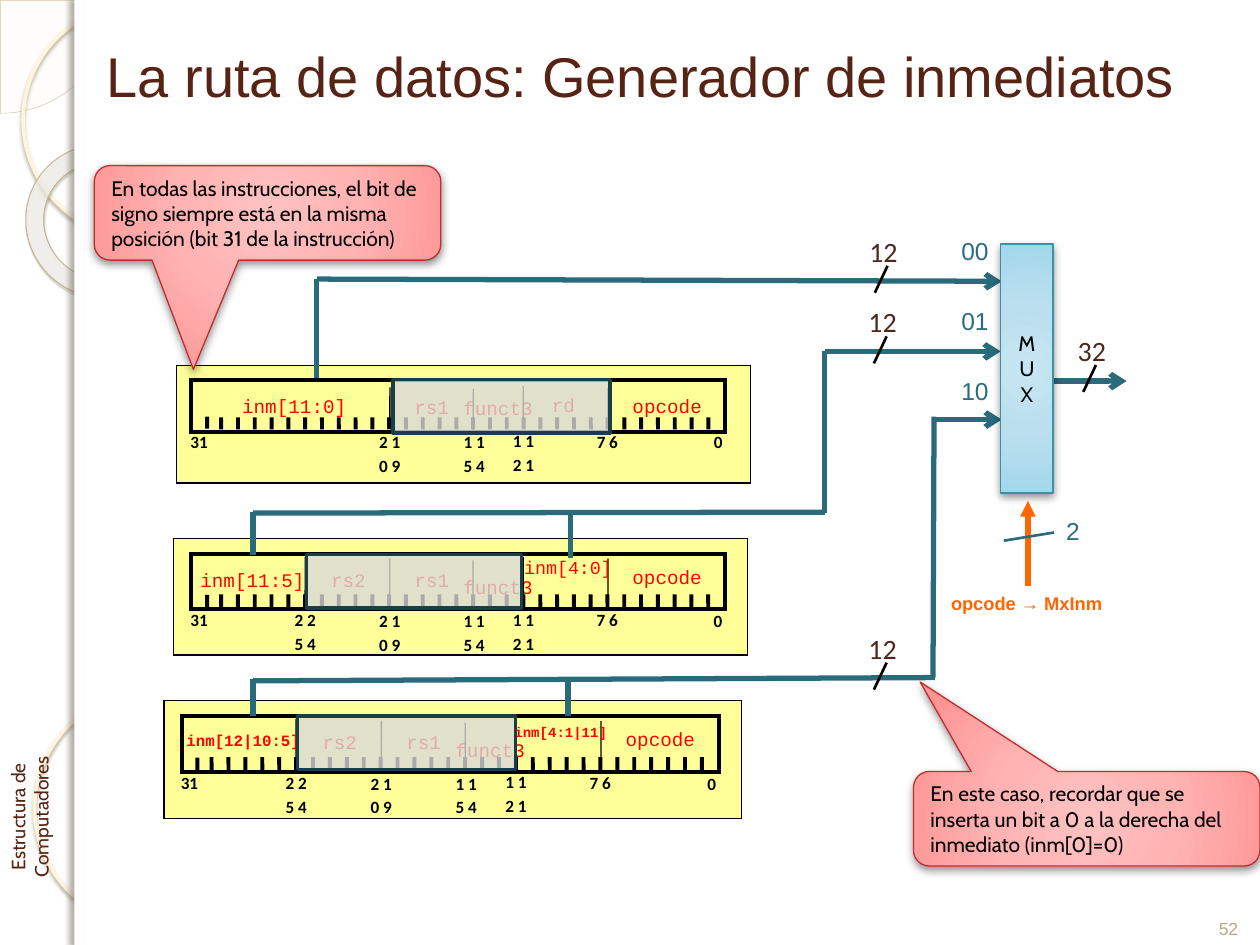
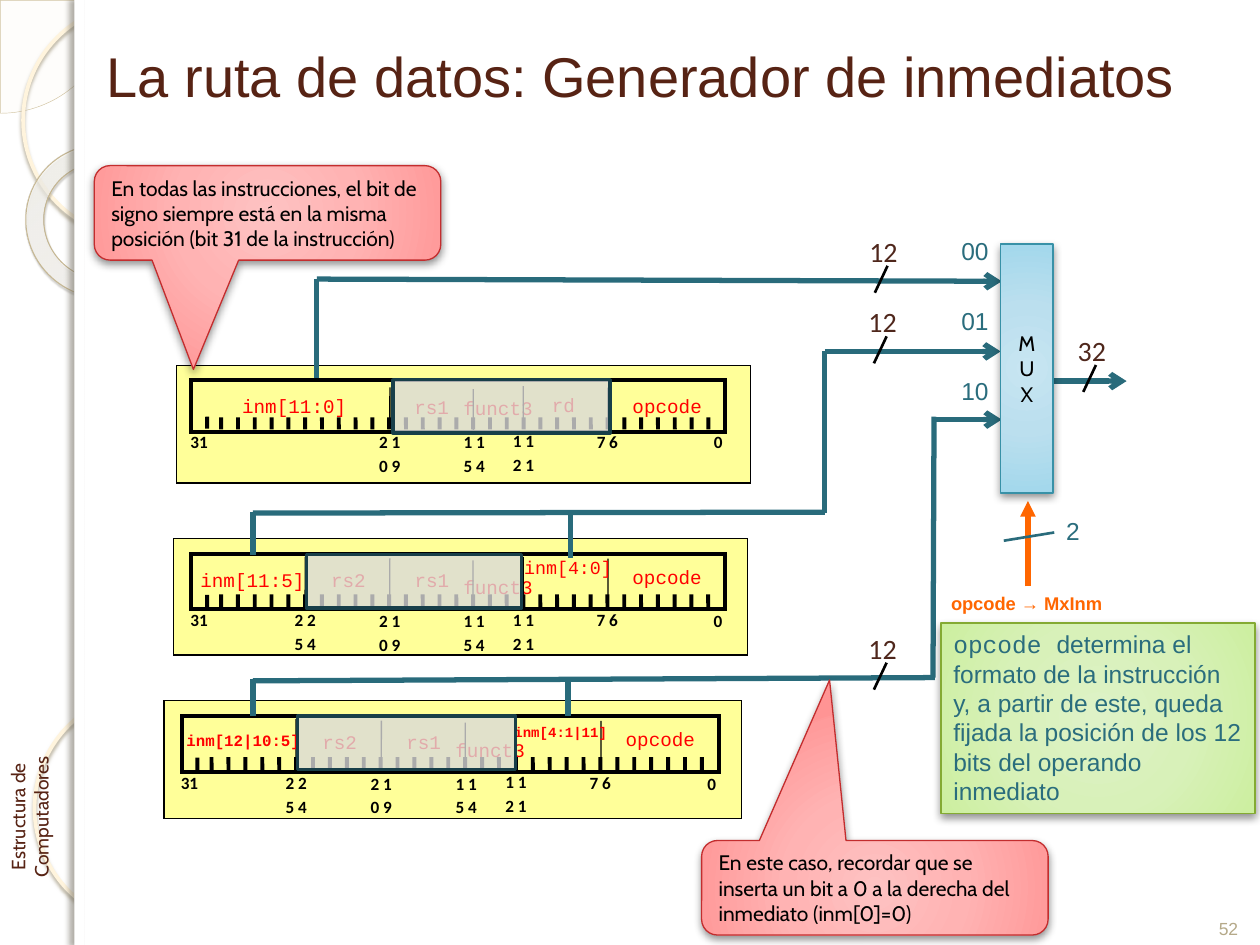
Before and after one commit to enriquesquintana/ETC, a slide deck: slide 52 of ETC_RISCV/Teoría/Tema 1. El procesador_RISCV.pptx. Drawn at 1260x945 pixels with LibreOffice and Linux fonts; fonts in the diff are those of the drawing; background and template pictures are left out. Boxes give left, top, right and bottom in pixels: in the first picture for what was removed or moved away, otherwise in the second. Text is boxed around its words. In the diff, an @@ line names an element or a change of style, - is before the commit and + after.

```diff
--- a/ETC_RISCV/Teoría/Tema 1. El procesador_RISCV.pptx
+++ b/ETC_RISCV/Teoría/Tema 1. El procesador_RISCV.pptx
@@ rectangle added at (941,622,1255,813), fill gradient #DFF3C7 to #D8F1BA to #CDEFA2 to #CAF199, outline #84AA33 0.75 pt, 14 pt, text #2A6D7D @@
+opcode determina el formato de la instrucción y, a partir de este, queda fijada la posición de los 12 bits del operando inmediato
@@ rounded speech box "En este caso, recordar que ...": place and size @@
-rounded speech box "En este caso, recordar que ..." at (914,771,1260,866)
+rounded speech box "En este caso, recordar que ..." at (702,840,1048,935)
@@ rounded speech box "En este caso, recordar que ..." at (702,840,1048,935): proportions changed @@
```
Also in this commit, not shown: 4 other slides changed, 1 slide removed.
